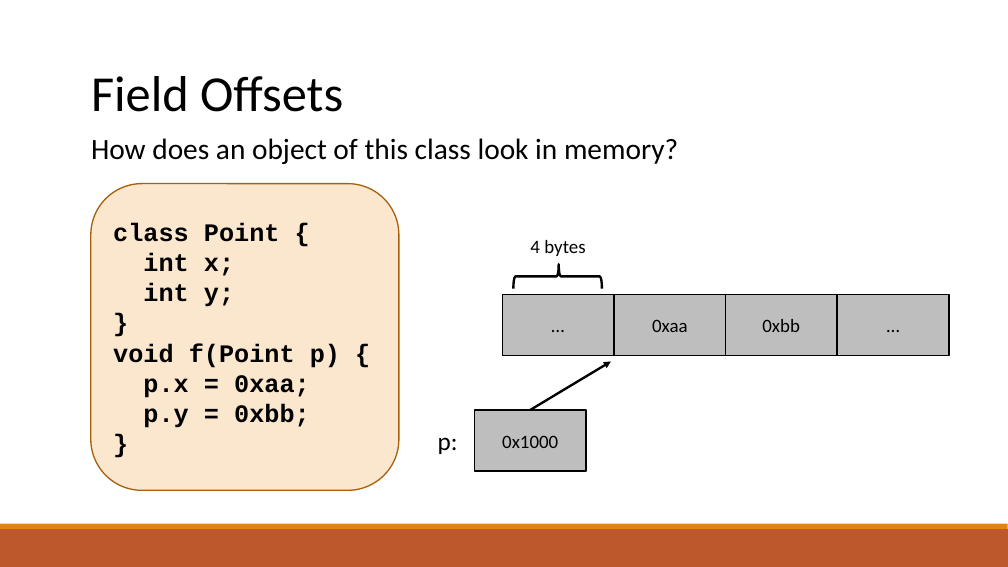
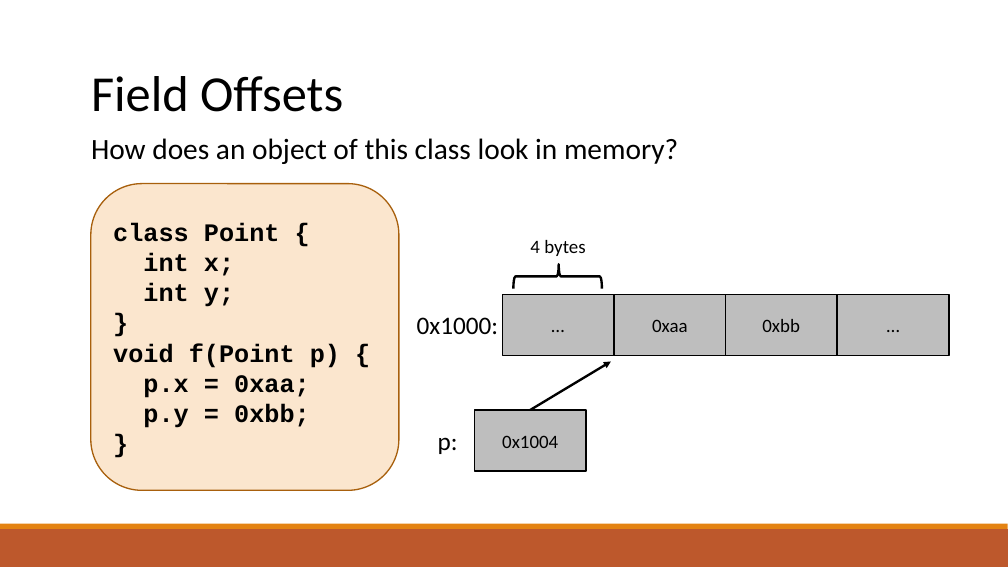
Before and after one commit to raghadzeidan/COMPILATION_TAU_FOR_STUDENTS, a slide deck: slide 120 of new_slides/semantic.pptx (slide 119 before the commit). Drawn at 1008x567 pixels with LibreOffice and Linux fonts; fonts in the diff are those of the drawing. Boxes give left, top, right and bottom in pixels: in the first picture for what was removed or moved away, otherwise in the second. Text is boxed around its words. In the diff, an @@ line names an element or a change of style, - is before the commit and + after.

```diff
--- a/new_slides/semantic.pptx
+++ b/new_slides/semantic.pptx
@@ text added at (417,317,498,334), 24 pt, text #000000 @@
+0x1000:
@@ text in rectangle at (502,435,558,448): text changed @@
-0x1000
+0x1004
```
Also in this commit, not shown: 3 other slides changed, 3 slides added, 1 other file.
